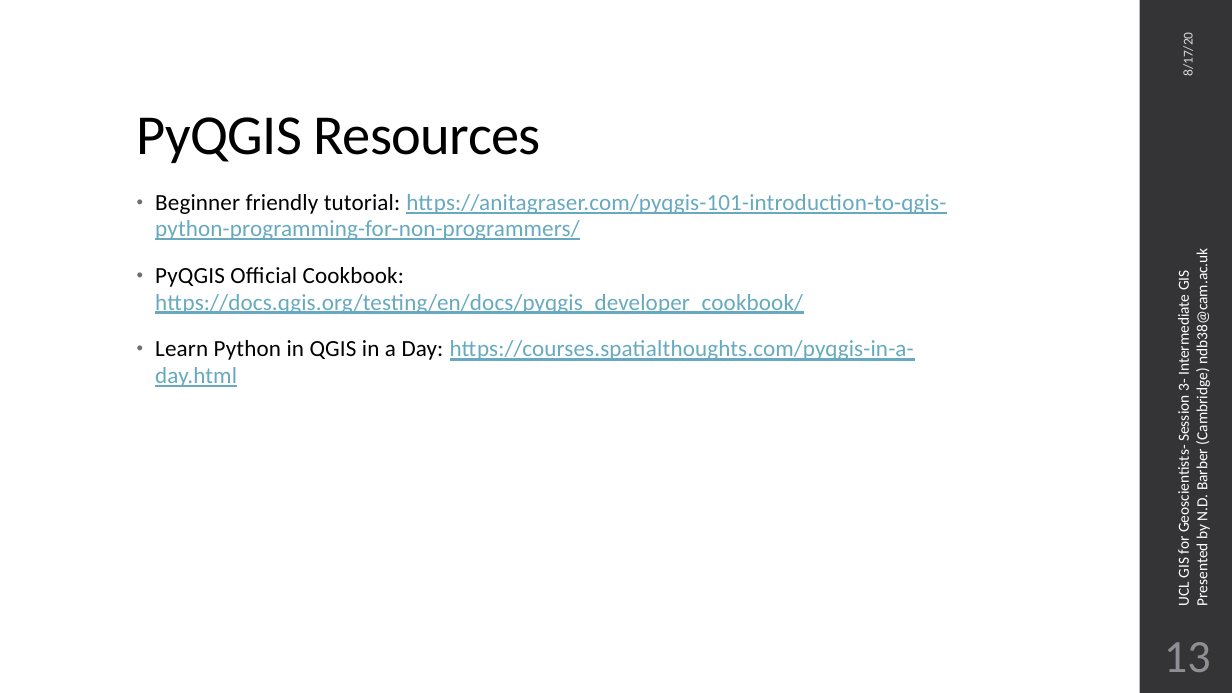
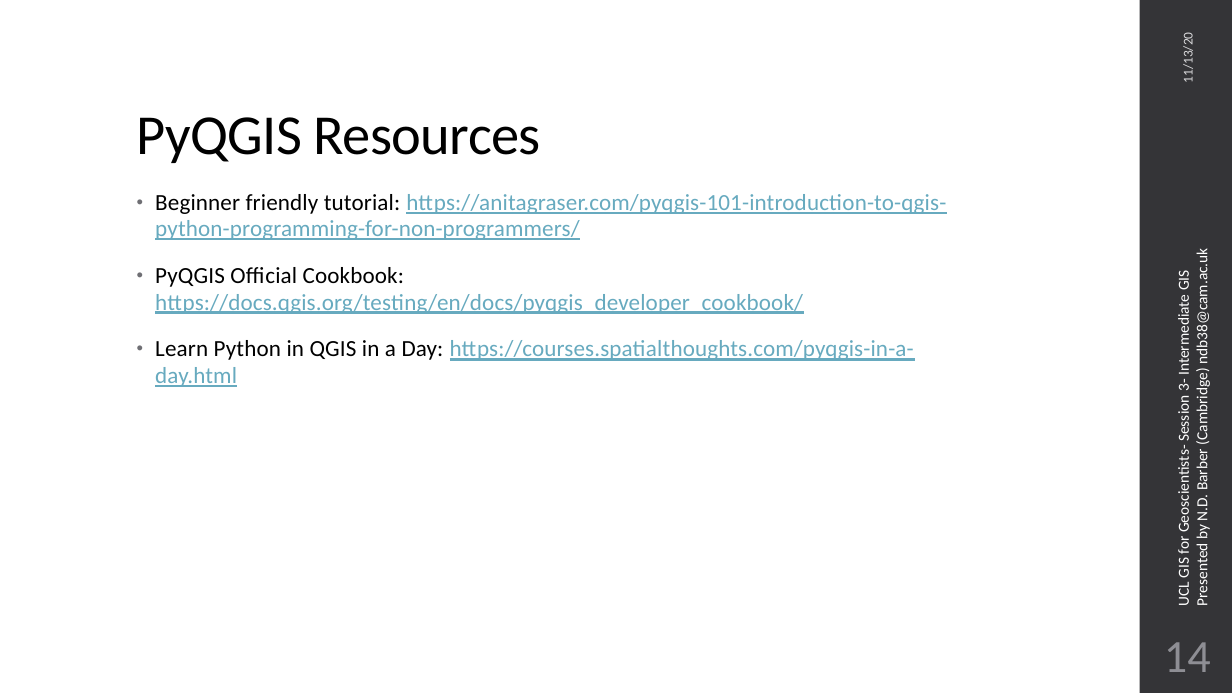
Before and after one commit to ndb38/gis-for-geoscientists, a slide deck: slide 15 of lectures/Session 3/Session3_Lecture.pptx (slide 14 before the commit). Drawn at 1232x693 pixels with LibreOffice and Linux fonts; fonts in the diff are those of the drawing. Boxes give left, top, right and bottom in pixels: in the first picture for what was removed or moved away, otherwise in the second. Text is boxed around its words. In the diff, an @@ line names an element or a change of style, - is before the commit and + after.

```diff
--- a/lectures/Session 3/Session3_Lecture.pptx
+++ b/lectures/Session 3/Session3_Lecture.pptx
@@ text at [1180, 37, 1196, 82]: text changed @@
-8/17/20
+11/13/20
@@ page number at [1164, 642, 1211, 672]: text changed @@
-13
+14
```
Also in this commit, not shown: 15 other slides changed, 1 slide added, 28 other files.
